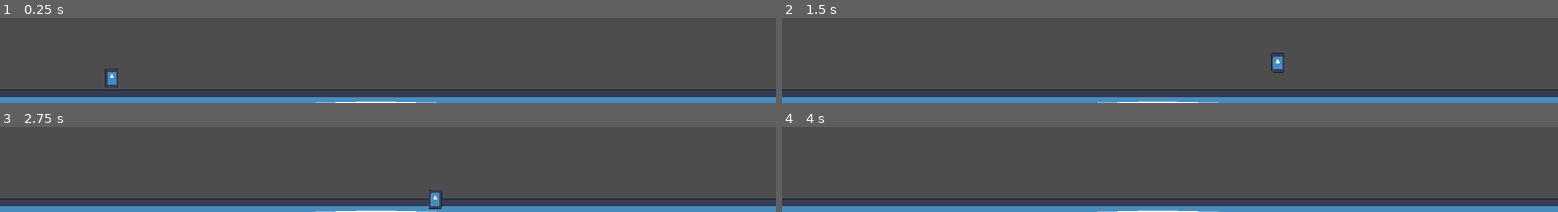
Above: before the commit, frames 1-4 (two rows, left to right).
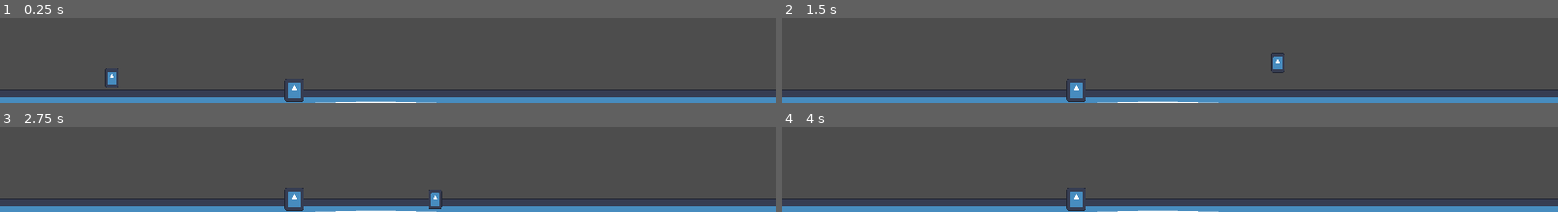
Above: after the commit, the same moments.

Repository: tyomhak/RedEyeSamurai-gd
Game: Godot game, scene res://scenes/levels/test_level.tscn
Same seed, same stepped clock (60 frames per second), same inputs: the game is played once before the commit and once after it. The engine's default icon, where the game draws it, is replaced by a stand-in: a white triangle on a blue panel in a dark square.
Inputs (mouse positions are in pixels of both pictures, inside the frame that each line leads up to):
- Up to frame 1 (0.25 s): no input
- Up to frame 2 (1.5 s): move the mouse to (outside the picture) at 0.52 s; hold D (right) from 0.53 s (still down); click (outside the picture) at 0.6 s; tap Space (jump) at 0.77, 0.8, 1.07, 1.35 s; move the mouse to (outside the picture) at 1.27 s
- Up to frame 3 (2.75 s): tap Space (jump) at 1.52, 1.82, 2.3 s; click (outside the picture) at 1.55 s; move the mouse to (outside the picture) at 2.02 s; release D (right) at 2.03 s; hold A (left) from 2.03 s (still down); click (outside the picture) at 2.1 s
- Up to frame 4 (4 s): move the mouse to (outside the picture) at 2.77 s; release A (left) at 2.78 s; hold D (right) from 2.78 s (still down); click (outside the picture) at 2.85 s; tap Space (jump) at 3.02, 3.32, 3.6, 3.77 s; move the mouse to (outside the picture) at 3.52 s

The runs differ from the first frame. In frame 1, 0.4% of the frame differs, in the area x 36-40%, y 71-99%; in frame 2, 0.4%; in frame 3, 0.4%; in frame 4, 0.4%.

Commit message:
Add SimpleAttack (L-click) and Health Component

Diff:
--- /dev/null
+++ b/scenes/combat/area_attack.tscn
@@ -0,0 +1,10 @@
+[gd_scene load_steps=2 format=3 uid="uid://chiww455qtoe7"]
+
+[ext_resource type="Script" path="res://src/combat/AreaAttack.gd" id="1_1agae"]
+
+[node name="AreaAttack" type="Area2D"]
+collision_layer = 0
+collision_mask = 0
+script = ExtResource("1_1agae")
+
+[node name="CollisionShape2D" type="CollisionShape2D" parent="."]
--- /dev/null
+++ b/scenes/combat/health.tscn
@@ -0,0 +1,10 @@
+[gd_scene load_steps=2 format=3 uid="uid://pj4lgwaib02r"]
+
+[ext_resource type="Script" path="res://src/combat/health.gd" id="1_ag3r2"]
+
+[node name="Health" type="Area2D"]
+collision_layer = 0
+collision_mask = 0
+script = ExtResource("1_ag3r2")
+
+[node name="CollisionShape2D" type="CollisionShape2D" parent="."]
--- a/scenes/entities/basic_enemy.tscn
+++ b/scenes/entities/basic_enemy.tscn
@@ -1,11 +1,14 @@
-[gd_scene load_steps=3 format=3 uid="uid://c52r1yv15qakh"]
+[gd_scene load_steps=5 format=3 uid="uid://c52r1yv15qakh"]
 
+[ext_resource type="Script" path="res://src/entities/basic_enemy.gd" id="1_1a3v1"]
 [ext_resource type="Texture2D" uid="uid://b5bgwx5qcq6c4" path="res://icon.svg" id="1_5lmqc"]
+[ext_resource type="PackedScene" uid="uid://pj4lgwaib02r" path="res://scenes/combat/health.tscn" id="3_crsh2"]
 
 [sub_resource type="CapsuleShape2D" id="CapsuleShape2D_wp2ha"]
 
-[node name="BasicEnemy" type="CharacterBody2D"]
+[node name="BasicEnemy" type="CharacterBody2D" groups=["enemy"]]
 collision_layer = 4
+script = ExtResource("1_1a3v1")
 
 [node name="CollisionShape2D" type="CollisionShape2D" parent="."]
 shape = SubResource("CapsuleShape2D_wp2ha")
@@ -16,3 +19,13 @@
 [node name="Sprite2D" type="Sprite2D" parent="."]
 scale = Vector2(0.225, 0.275)
 texture = ExtResource("1_5lmqc")
+
+[node name="Health" parent="." instance=ExtResource("3_crsh2")]
+collision_layer = 4
+
+[node name="CollisionShape2D" parent="Health" index="0"]
+shape = SubResource("CapsuleShape2D_wp2ha")
+
+[connection signal="onDeath" from="Health" to="." method="_on_death"]
+
+[editable path="Health"]
--- a/scenes/entities/player.tscn
+++ b/scenes/entities/player.tscn
@@ -1,9 +1,13 @@
-[gd_scene load_steps=4 format=3 uid="uid://d1jeje7pxrc1j"]
+[gd_scene load_steps=7 format=3 uid="uid://d1jeje7pxrc1j"]
 
 [ext_resource type="Script" path="res://src/entities/player.gd" id="1_prw26"]
-[ext_resource type="Texture2D" uid="uid://b5bgwx5qcq6c4" path="res://icon.svg" id="2_3in74"]
+[ext_resource type="Texture2D" uid="uid://b5bgwx5qcq6c4" path="res://icon.svg" id="2_kcvj0"]
+[ext_resource type="PackedScene" uid="uid://chiww455qtoe7" path="res://scenes/combat/area_attack.tscn" id="3_5essf"]
+[ext_resource type="PackedScene" uid="uid://pj4lgwaib02r" path="res://scenes/combat/health.tscn" id="4_nqlig"]
 
 [sub_resource type="CapsuleShape2D" id="CapsuleShape2D_ocrxd"]
+
+[sub_resource type="RectangleShape2D" id="RectangleShape2D_w4ymv"]
 
 [node name="Player" type="CharacterBody2D"]
 collision_layer = 2
@@ -14,11 +18,24 @@
 
 [node name="Sprite2D" type="Sprite2D" parent="."]
 scale = Vector2(0.155, 0.23)
-texture = ExtResource("2_3in74")
+texture = ExtResource("2_kcvj0")
 
 [node name="CollisionShape2D" type="CollisionShape2D" parent="."]
 shape = SubResource("CapsuleShape2D_ocrxd")
 
-[node name="RayCast2D" type="RayCast2D" parent="."]
-target_position = Vector2(50, 0)
+[node name="SimpleAreaAttack" parent="." instance=ExtResource("3_5essf")]
+position = Vector2(13, 0)
 collision_mask = 4
+damage_amount = 10
+
+[node name="CollisionShape2D" parent="SimpleAreaAttack" index="0"]
+shape = SubResource("RectangleShape2D_w4ymv")
+
+[node name="Health" parent="." instance=ExtResource("4_nqlig")]
+collision_layer = 2
+
+[node name="CollisionShape2D" parent="Health" index="0"]
+shape = SubResource("CapsuleShape2D_ocrxd")
+
+[editable path="SimpleAreaAttack"]
+[editable path="Health"]
--- a/scenes/levels/test_level.tscn
+++ b/scenes/levels/test_level.tscn
@@ -1,7 +1,8 @@
-[gd_scene load_steps=4 format=3 uid="uid://ba2b0eqdtv5c4"]
+[gd_scene load_steps=5 format=3 uid="uid://ba2b0eqdtv5c4"]
 
 [ext_resource type="PackedScene" uid="uid://d1jeje7pxrc1j" path="res://scenes/entities/player.tscn" id="1_8evrw"]
 [ext_resource type="Texture2D" uid="uid://b5bgwx5qcq6c4" path="res://icon.svg" id="1_d1ftm"]
+[ext_resource type="PackedScene" uid="uid://c52r1yv15qakh" path="res://scenes/entities/basic_enemy.tscn" id="3_bxijv"]
 
 [sub_resource type="WorldBoundaryShape2D" id="WorldBoundaryShape2D_1xd74"]
 
@@ -25,3 +26,6 @@
 
 [node name="Camera2D" type="Camera2D" parent="."]
 position = Vector2(575, 326)
+
+[node name="BasicEnemy" parent="." instance=ExtResource("3_bxijv")]
+position = Vector2(436, 570)
--- /dev/null
+++ b/src/combat/AreaAttack.gd
@@ -0,0 +1,16 @@
+extends Area2D
+class_name AreaAttack
+
+signal onAttack
+
+@export var damage_amount: int = 1
+
+func attack():
+	var targets = get_overlapping_areas()
+	if not targets.is_empty():
+		for target in targets:
+			if target.has_method("take_damage"):
+				target.take_damage(damage_amount)
+
+		onAttack.emit()
+	pass
--- /dev/null
+++ b/src/combat/health.gd
@@ -0,0 +1,22 @@
+extends Area2D
+class_name Health
+
+signal onTakeDamage
+signal onHeal
+signal onDeath
+
+@export var max_health: int = 10
+var curr_health: int = max_health
+
+func take_damage(amount):
+	curr_health = max(0, curr_health - amount)
+	if curr_health <= 0:
+		onDeath.emit()
+	else:
+		onTakeDamage.emit()
+	print(curr_health)
+
+func heal(amount):
+	if (curr_health < max_health):
+		curr_health = max(max_health, curr_health + amount)
+		onHeal.emit()
--- /dev/null
+++ b/src/entities/basic_enemy.gd
@@ -0,0 +1,14 @@
+extends CharacterBody2D
+class_name BasicEnemy
+
+
+var gravity = ProjectSettings.get_setting("physics/2d/default_gravity")
+
+
+
+func _physics_process(delta):
+	velocity.y += gravity
+	move_and_slide()
+
+func _on_death():
+	queue_free()
--- a/src/entities/player.gd
+++ b/src/entities/player.gd
@@ -1,9 +1,14 @@
 extends CharacterBody2D
+
+signal onJump
 
 @export var hor_vel: float = 10.0
 @export var jump_vel: float = 10.0
 
 var gravity = ProjectSettings.get_setting("physics/2d/default_gravity")
+
+
+@onready var simple_attack: AreaAttack = $SimpleAreaAttack
 
 var target_vel: Vector2 = Vector2.ZERO
 
@@ -12,6 +17,7 @@
 
 	handle_movement()
 	handle_jump()
+	handle_attack()
 
 	move_and_slide()
 
@@ -23,6 +29,9 @@
 func handle_jump():
 	if Input.is_action_just_pressed("jump") and is_on_floor():
 		velocity.y = jump_vel
+		onJump.emit()
 
 func handle_attack():
+	if Input.is_action_just_pressed("attack"):
+		simple_attack.attack()
 	pass
